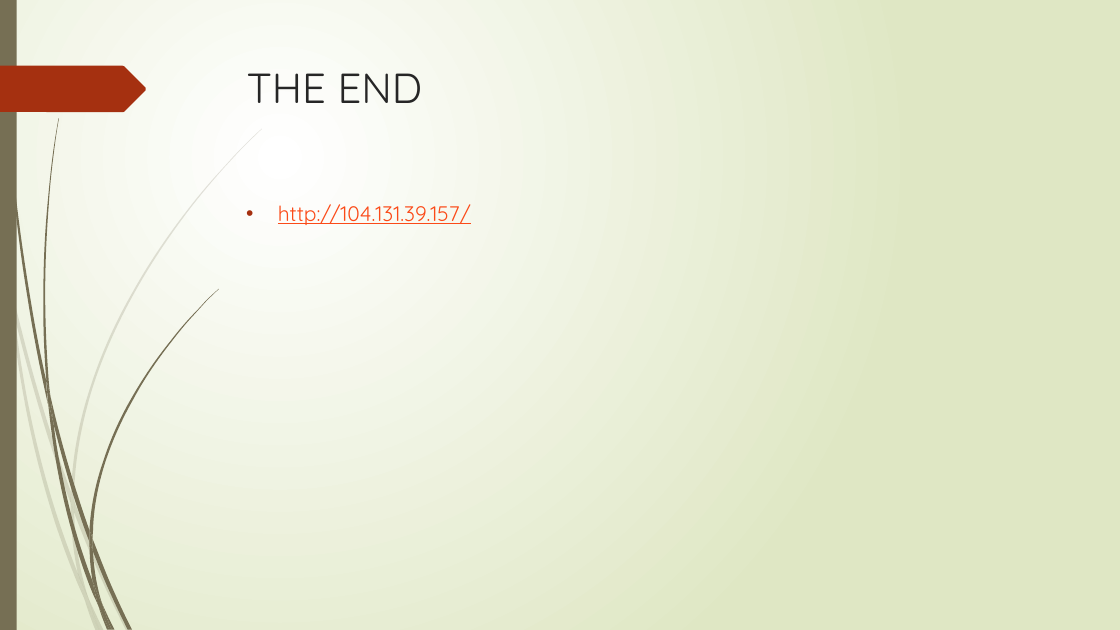
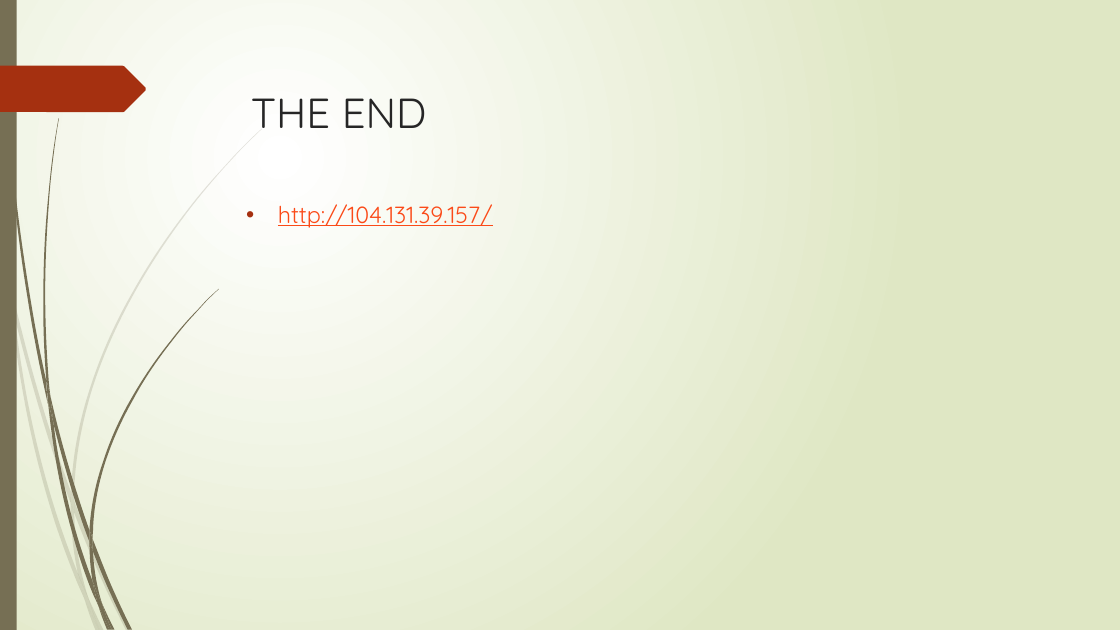
Before and after one commit to jschweizer36/Flyguys, a slide deck: slide 11 of Data Analytics Challenge Final PowerPoint.pptx. Drawn at 1120x630 pixels with LibreOffice and Linux fonts; fonts in the diff are those of the drawing. Boxes give left, top, right and bottom in pixels: in the first picture for what was removed or moved away, otherwise in the second. Text is boxed around its words. In the diff, an @@ line names an element or a change of style, - is before the commit and + after.

Commit message:
Edited font sizes

```diff
--- a/Data Analytics Challenge Final PowerPoint.pptx
+++ b/Data Analytics Challenge Final PowerPoint.pptx
@@ title "THE END": place and size @@
-title "THE END" at (247,73,423,103)
+title "THE END" at (251,98,427,128)
@@ text "http://104.131.39.157/" at (278,204,493,228): size 18 to 20 pt @@
```
Also in this commit, not shown: 9 other slides changed.
